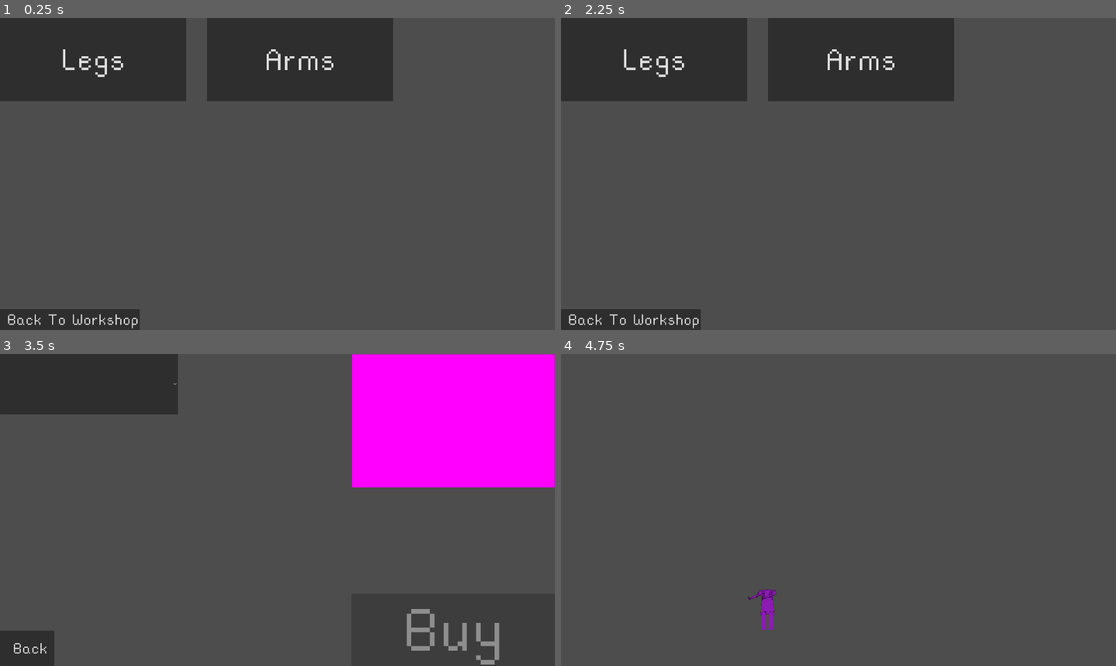
Above: before the commit, frames 1-4 (two rows, left to right).
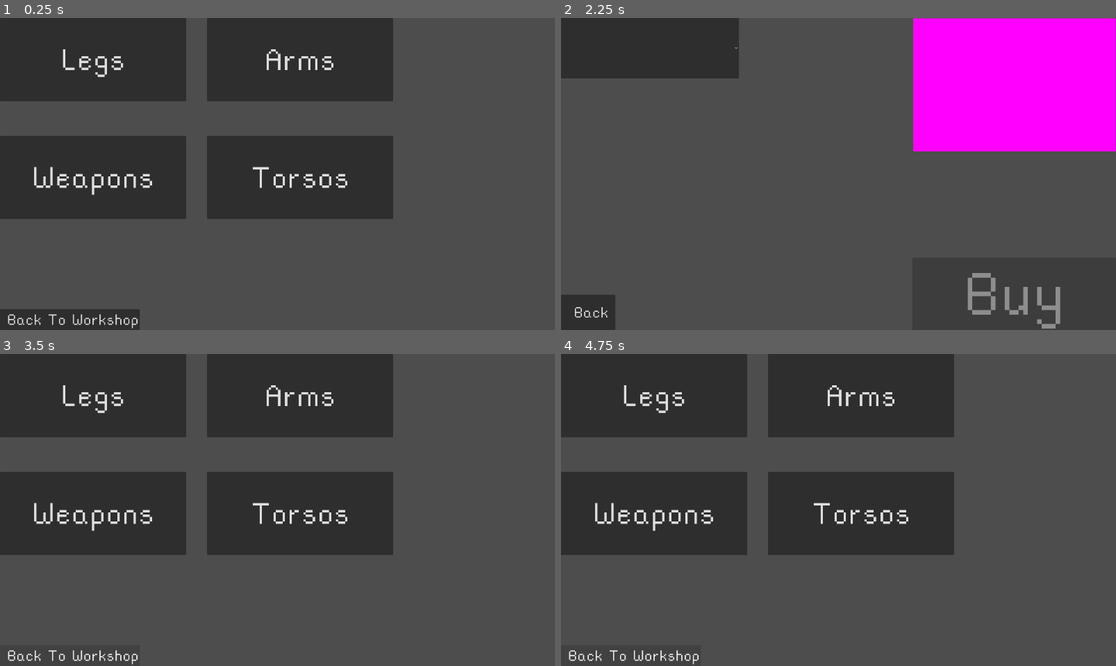
Above: after the commit, the same moments.

Repository: flowerFawn/Robot_game
Game: Godot game, scene res://shop_selector_menu.tscn
The game is run twice, just before and just after one commit, with the same random seed, the same clock (stepped at 60 frames per second) and the same inputs. This scene is started directly instead of the project's main scene.
Inputs (mouse positions are in pixels of both pictures, inside the frame that each line leads up to):
- Up to frame 1 (0.25 s): no input
- Up to frame 2 (2.25 s): click "Legs" at 0.5 s; click "Back" at 1.25 s; click (655, 177) at 2 s, where only the run after the commit has a clickable "Weapons"
- Up to frame 3 (3.5 s): click "Arms" (after the commit: "Back") at 2.75 s
- Up to frame 4 (4.75 s): click "Back" (after the commit: "Torsos") at 3.5 s; click "Back To Workshop" (after the commit: "Back") at 4.25 s

The runs differ from the first frame. In frame 1, 18% of the frame differs, in the area x 0-71%, y 37-65%; in frame 2, 28%; in frame 3, 44%, in the area x 0-100%, y 0-100%; in frame 4, 36%.

Commit message:
added new buttons for weapons and torso shop
also reset jsons

Diff:
--- a/saves/owned_arms.json
+++ b/saves/owned_arms.json
@@ -1,3 +1,3 @@
 [
-"standard",
+"standard"
 ]
--- a/saves/owned_legs.json
+++ b/saves/owned_legs.json
@@ -1,3 +1,3 @@
 [
-	"standard"
+"standard"
 ]
--- a/saves/owned_torsos.json
+++ b/saves/owned_torsos.json
@@ -1,3 +1,3 @@
 [
-	"standard"
+"standard"
 ]
--- a/saves/owned_weapons.json
+++ b/saves/owned_weapons.json
@@ -1,3 +1,3 @@
 [
-	"standard"
+"standard"
 ]
--- a/shop_selector_menu.tscn
+++ b/shop_selector_menu.tscn
@@ -44,6 +44,29 @@
 script = ExtResource("2_qi0ah")
 button_limb = "arms"
 
+[node name="Button3" type="Button" parent="."]
+offset_top = 408.0
+offset_right = 644.0
+offset_bottom = 696.0
+theme = ExtResource("1_fd6sk")
+theme_override_font_sizes/font_size = 128
+text = "Weapons"
+script = ExtResource("2_qi0ah")
+button_limb = "weapons"
+
+[node name="Button4" type="Button" parent="."]
+offset_left = 716.0
+offset_top = 408.0
+offset_right = 1360.0
+offset_bottom = 696.0
+theme = ExtResource("1_fd6sk")
+theme_override_font_sizes/font_size = 128
+text = "Torsos"
+script = ExtResource("2_qi0ah")
+button_limb = "torsos"
+
 [connection signal="pressed" from="BackButton" to="BackButton" method="_on_pressed"]
 [connection signal="pressed" from="Button" to="Button" method="_on_pressed"]
 [connection signal="pressed" from="Button2" to="Button2" method="_on_pressed"]
+[connection signal="pressed" from="Button3" to="Button3" method="_on_pressed"]
+[connection signal="pressed" from="Button4" to="Button4" method="_on_pressed"]
